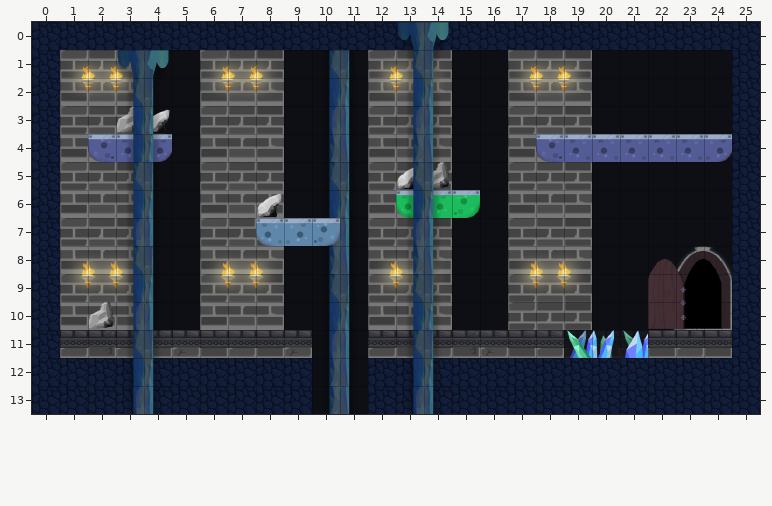
Tiled map -- BADROCK NEW REPO/mapTest_HD.tmx. The picture above was drawn from the file before the commit.
Cells are 64x64 px. Shown: x 0..25, y 0..13.
After:
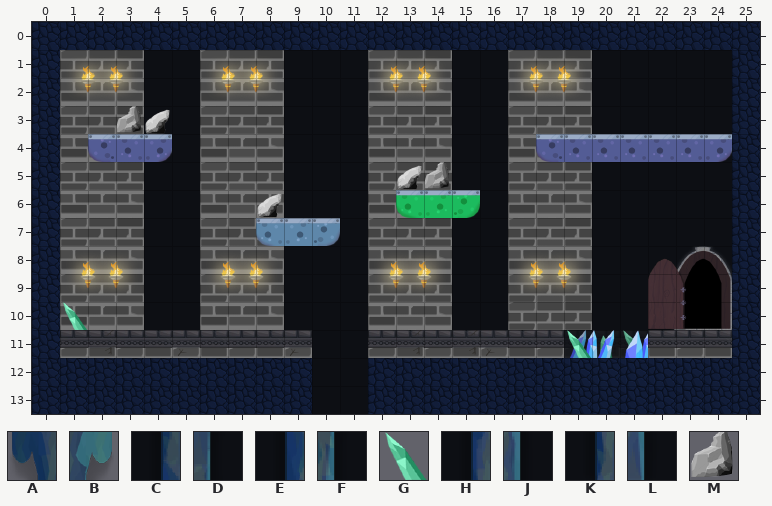
Key: from "LEVEL_1_HD": A 3, B 4, C 12, D 13, E 21, F 22, G 24, H 30, J 31, K 39, L 40, M 58.
_ is an empty cell.
Tiles replaced or removed in this view: A, B, C, D, E, F, H, J, K, L, M.
See-through tiles are keyed as they look on the map.
From old to new:
Changed rows in their new state; . is an unchanged cell.
Layer "bottom_background_parallax08" (now hidden):
first column x 10:
 1 __
 2 __
 3 __
 4 __
 5 __
 6 __
 7 __
 8 __
 9 __
10 __
11 __
12 __
13 __
Layer "environment":
first column x 1:
10 G_
Layer "foreground_parallax12" (now hidden):
first column x 3:
 1 __
 2 __
 3 __
 4 __
 5 __
 6 __
 7 __
 8 __
 9 __
10 __
11 __
12 __
13 __
Layer "foreground_parallax15" (now hidden):
first column x 13:
 0 __
 1 __
 2 __
 3 __
 4 __
 5 __
 6 __
 7 __
 8 __
 9 __
10 __
11 __
12 __
13 __
Boxes around the changes in both pictures, in picture pixels (x1, y1, x2, y2):
removed: (398, 22, 449, 414)
changed: (63, 50, 169, 414)
removed: (329, 50, 350, 414)
